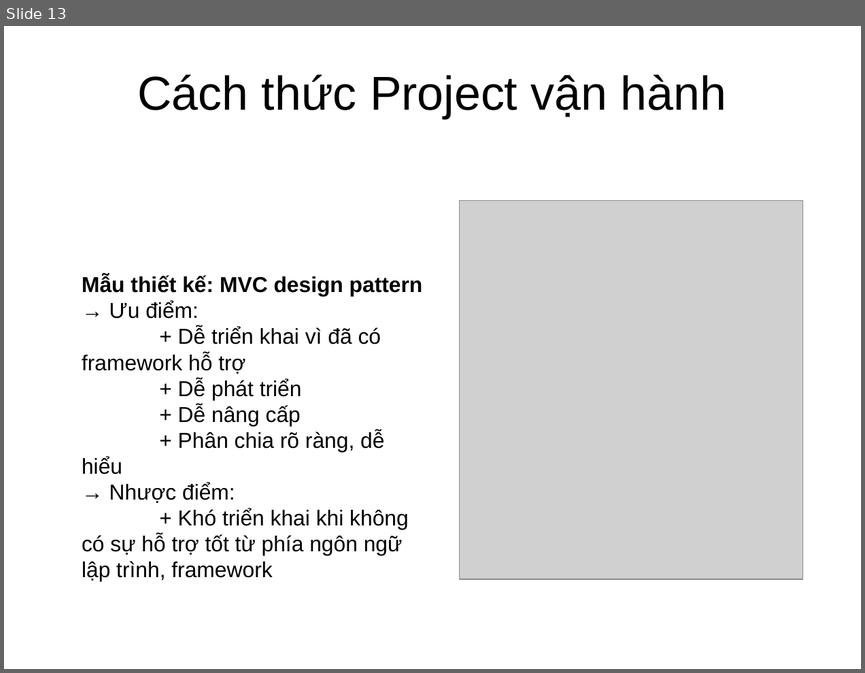
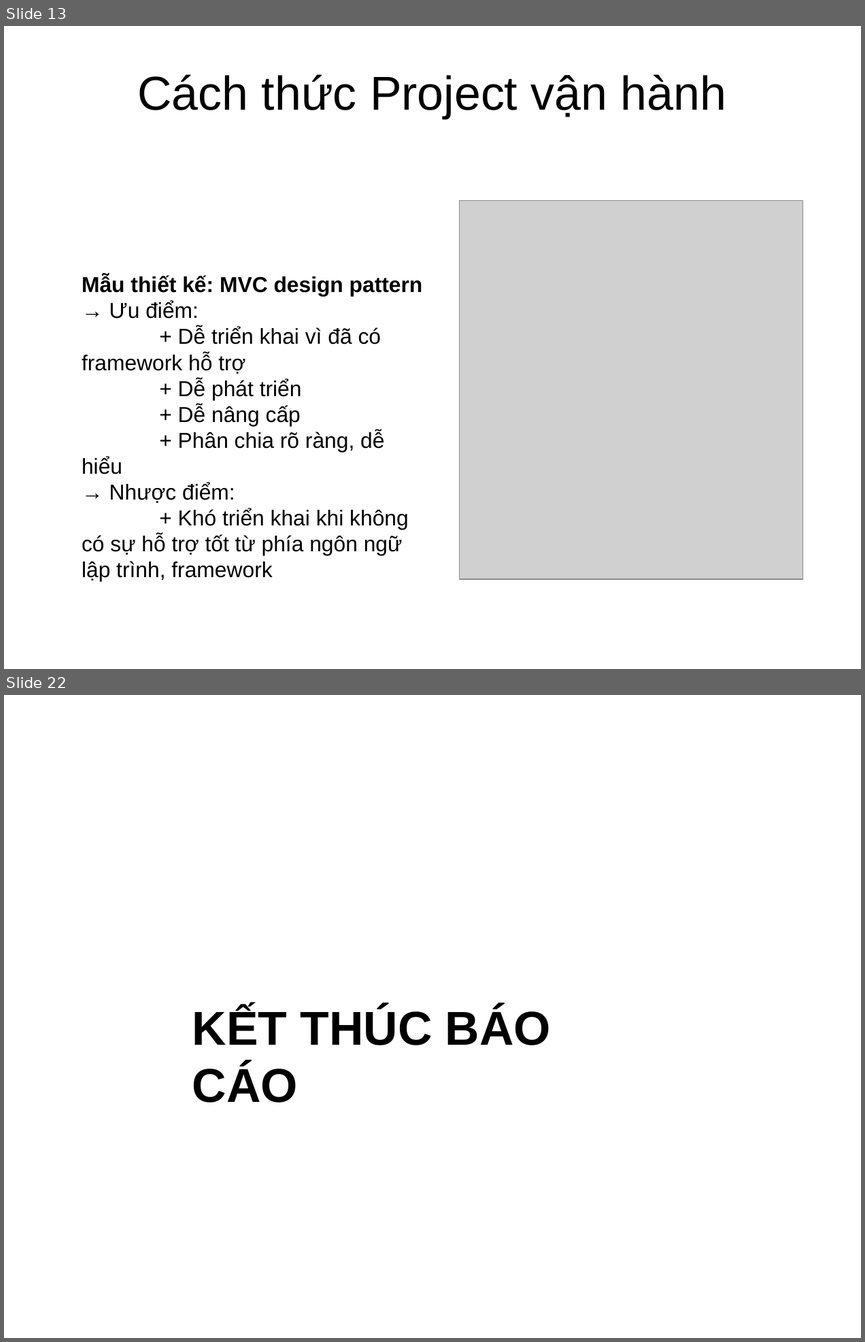
Before and after one commit to hwngng/OnlineMathExaminingDBLab, a slide deck: report/slide.pptx. Shown one above the other, each under a label of ours: slide 13 before the commit, slides 13 and 22 after it; the slides between them are not shown. The pictures are 865x673 and 865x1342 pixels, drawn with LibreOffice and Linux fonts; fonts in the diff are those of the drawing; grey boxes stand for pictures; background and template pictures are left out. Boxes give left, top, right and bottom in pixels: in the first picture for what was removed or moved away, otherwise in the second. Text is boxed around its words. In the diff, an @@ line names an element or a change of style, - is before the commit and + after.

```diff
--- a/report/slide.pptx
+++ b/report/slide.pptx
@@ slide 22 added at [4, 695, 861, 1338], background picture (left out) @@
@@ text added at [192, 1006, 551, 1102], 44 pt, text #000000, bold @@
+KẾT THÚC BÁO CÁO
```
Also in this commit, not shown: 8 other slides added, 2 other files.
